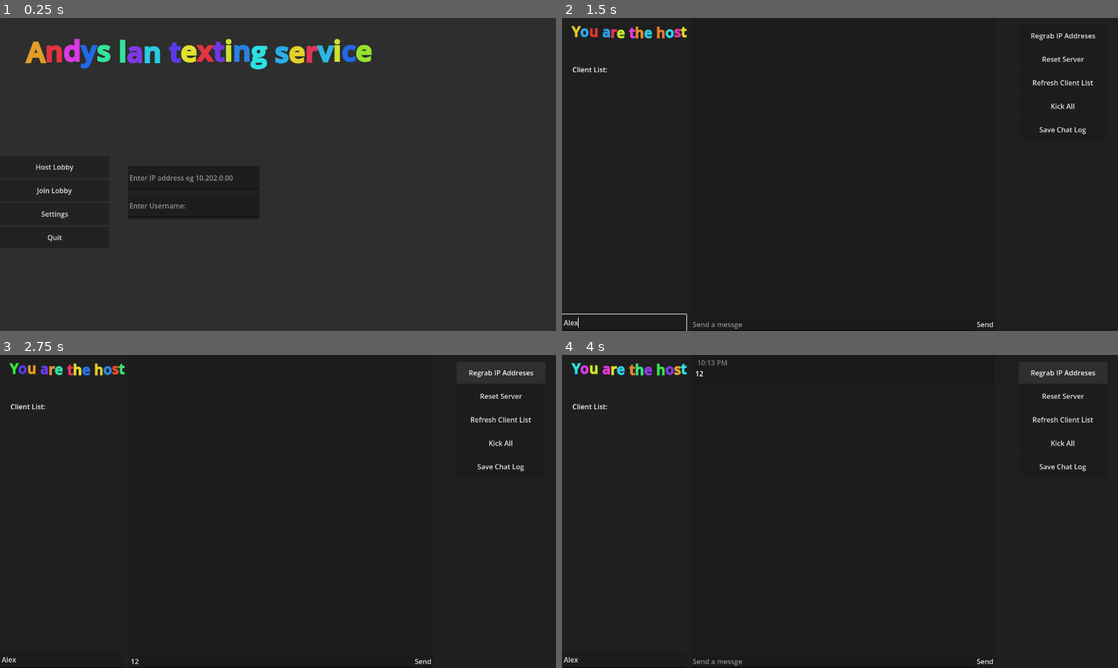
Above: before the commit, frames 1-4 (two rows, left to right).
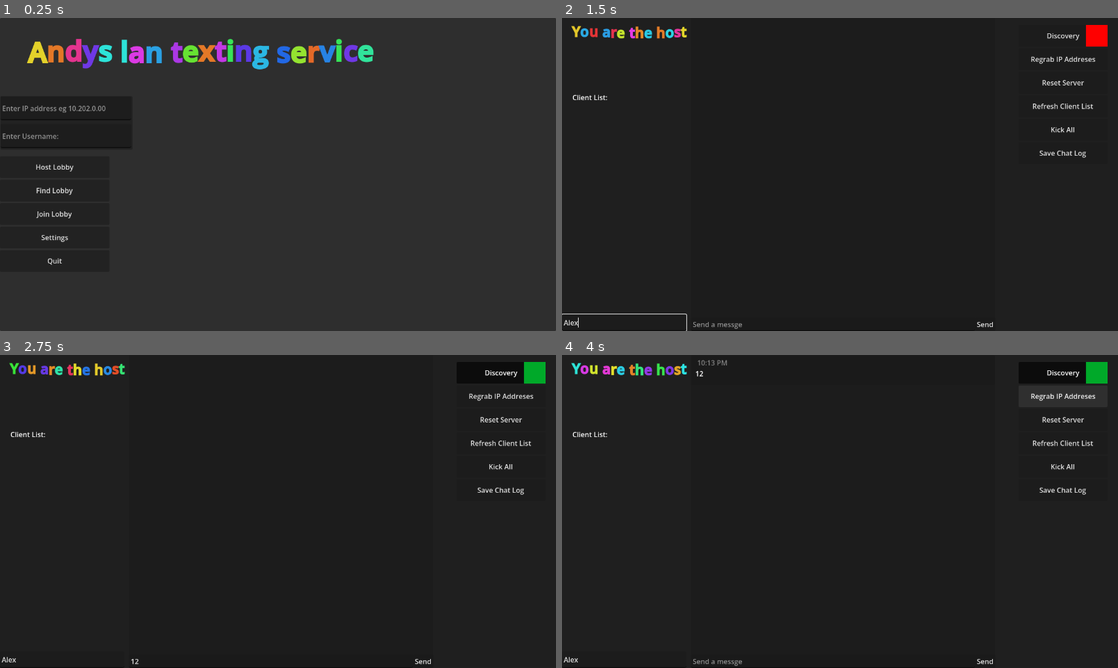
Above: after the commit, the same moments.

Repository: BookiLukie/lan-chat
Game: Godot game, scene res://main_menu.tscn
Same seed, same stepped clock (60 frames per second), same inputs: the game is played once before the commit and once after it. The engine's default icon, where the game draws it, is replaced by a stand-in: a white triangle on a blue panel in a dark square.
Inputs (mouse positions are in pixels of both pictures, inside the frame that each line leads up to):
- Up to frame 1 (0.25 s): no input
- Up to frame 2 (1.5 s): click "Host Lobby" at 0.5 s; click (623, 321) at 1.27 s; type "Alex" at 1.35 s
- Up to frame 3 (2.75 s): click (272, 661) at 1.5 s; type "12" at 1.58 s; click (500, 373) at 2 s, where only the run after the commit has a clickable "Discovery"
- Up to frame 4 (4 s): click "Send" at 2.75 s; click "Regrab IP Addreses" at 3.5 s

The runs differ from the first frame. In frame 1, 3.8% of the frame differs, in the area x 0-68%, y 6-79%; in frame 2, 1.0%; in frame 3, 1.7%; in frame 4, 1.7%.

Commit message:
added serber support
not fully funtioanl stoped seraching for some reaason

Diff:
--- a/classes/messege.gd
+++ b/classes/messege.gd
@@ -71,7 +71,6 @@
 
 	if loaded_file == OK:
 		var texture = ImageTexture.create_from_image(image)
-		print(texture)
 		var texture_rect = TextureRect.new()
 		texture_rect.expand_mode = TextureRect.EXPAND_FIT_WIDTH_PROPORTIONAL
 		texture_rect.stretch_mode = TextureRect.STRETCH_KEEP_ASPECT
--- /dev/null
+++ b/classes/server_entry.gd
@@ -0,0 +1,36 @@
+extends Panel
+class_name ServerEntry
+
+var server_ip: String = ""
+var server_name: String = ""
+var server_desc: String = ""
+var player_count: int = 0
+
+func setup(ip: String, data: Dictionary, usable_width: float) -> void:
+	server_ip = ip
+	server_name = data.get("name", "Unnamed Server")
+	server_desc = data.get("description", "No description")
+	player_count = data.get("players", 1)
+
+	custom_minimum_size = Vector2(usable_width, 70)
+
+	var label = RichTextLabel.new()
+	label.bbcode_enabled = true
+	label.fit_content = true
+	label.position = Vector2(10, 10)
+	label.custom_minimum_size = Vector2(usable_width - 100, 50)
+	label.text = "[b]%s[/b]\n[color=#808080]%s[/color] | Players: %d\nIP: %s" % [server_name, server_desc, player_count, server_ip]
+	add_child(label)
+
+	var connect_btn = Button.new()
+	connect_btn.text = "Connect"
+	connect_btn.position = Vector2(usable_width - 100, 15)
+	connect_btn.custom_minimum_size = Vector2(90, 40)
+	connect_btn.pressed.connect(_on_connect_pressed)
+	add_child(connect_btn)
+
+func _on_connect_pressed() -> void:
+	Global.host_ip = server_ip
+	LanHandler.client_info.set("name", Global.current_client.user)
+	if LanHandler.join_lobby(server_ip):
+		get_tree().change_scene_to_file("res://client_view.tscn")
--- a/classes/text_label.gd
+++ b/classes/text_label.gd
@@ -7,24 +7,3 @@
 	text = new_text
 	autowrap_mode = TextServer.AUTOWRAP_WORD
 	fit_content = true
-	#text = new_text
-	## Check the size of the text with the current font
-	#var font = get_theme_font("normal_font")
-	#var font_size = get_theme_font_size("normal_font_size")
-	#var text_width_minus_bbcode = text.split("[")
-	#var final_text = []
-	#for i in text_width_minus_bbcode:
-		#i.split("]")
-	#
-	#
-	#var text_width = font.get_string_size(text, HORIZONTAL_ALIGNMENT_LEFT, -1, font_size).x
-	#print("Text width in label is: ", text_width)
-	#
-	#if text_width > max_pixel_width:
-		#print("text wider then the max pixel width resizing")
-		#autowrap_mode = TextServer.AUTOWRAP_WORD
-		#custom_minimum_size.x = max_pixel_width
-		#size.x = max_pixel_width
-	#else:
-		#autowrap_mode = TextServer.AUTOWRAP_OFF
-		#custom_minimum_size.x = 0
--- a/client_view.tscn
+++ b/client_view.tscn
@@ -42,28 +42,55 @@
 text = "[b][wave][rainbow freq=1 sat=0.9 val=0.9 speed=0.1] Lan Chat V1"
 scroll_active = false
 
+[node name="Username" type="RichTextLabel" parent="Text Boxes" unique_id=854210931]
+layout_mode = 0
+offset_top = 7.0
+offset_right = 91.0
+offset_bottom = 33.0
+bbcode_enabled = true
+text = "Username:"
+
 [node name="IPAddress" type="RichTextLabel" parent="Text Boxes" unique_id=339760582]
 layout_mode = 0
+offset_top = 40.0
 offset_right = 365.0
-offset_bottom = 40.0
+offset_bottom = 80.0
 bbcode_enabled = true
 text = "Connected to:
 "
 
 [node name="ClientList" type="RichTextLabel" parent="Text Boxes" unique_id=709242700]
 layout_mode = 0
-offset_top = 35.0
+offset_top = 75.0
 offset_right = 359.0
-offset_bottom = 587.0
+offset_bottom = 627.0
 bbcode_enabled = true
 text = "Client List: [br]"
 
 [node name="Reconnect" type="Button" parent="." unique_id=2014514241]
 layout_mode = 0
-offset_left = 1148.0
-offset_top = 6.0
-offset_right = 1270.0
-offset_bottom = 45.0
+offset_left = 1150.0
+offset_top = 40.0
+offset_right = 1272.0
+offset_bottom = 79.0
 text = "Reconnect"
 
+[node name="FetchLatest" type="Button" parent="." unique_id=57196658]
+layout_mode = 0
+offset_left = 1008.0
+offset_top = 40.0
+offset_right = 1130.0
+offset_bottom = 79.0
+text = "Fetch Latest"
+
+[node name="LineEdit" type="LineEdit" parent="." unique_id=2005703797]
+layout_mode = 0
+offset_left = 1007.0
+offset_top = 5.0
+offset_right = 1273.0
+offset_bottom = 36.0
+placeholder_text = "Change Username:"
+
 [connection signal="pressed" from="Reconnect" to="." method="_on_reconnect_pressed"]
+[connection signal="pressed" from="FetchLatest" to="." method="_on_fetch_latest_pressed"]
+[connection signal="text_changed" from="LineEdit" to="." method="_on_line_edit_text_changed"]
--- a/host_ui.tscn
+++ b/host_ui.tscn
@@ -2,7 +2,7 @@
 
 [ext_resource type="Script" uid="uid://vy5wfn21d3pp" path="res://script/hostUI.gd" id="1_bxxqf"]
 [ext_resource type="PackedScene" uid="uid://ocp7kpg64ne0" path="res://text_ui.tscn" id="2_75ep8"]
-[ext_resource type="Script" uid="uid://btimu8i4fuwab" path="res://cmd.gd" id="2_vup7s"]
+[ext_resource type="Script" uid="uid://btimu8i4fuwab" path="res://script/cmd.gd" id="2_vup7s"]
 
 [node name="HostUI" type="Control" unique_id=190145693]
 layout_mode = 3
@@ -46,19 +46,28 @@
 text = "[b][wave][rainbow freq=1 sat=0.9 val=0.9 speed=0.1] You are the host"
 scroll_active = false
 
+[node name="Username" type="RichTextLabel" parent="Text Boxes" unique_id=71556992]
+layout_mode = 0
+offset_top = 24.0
+offset_right = 365.0
+offset_bottom = 64.0
+bbcode_enabled = true
+text = "Username:"
+
 [node name="IPAddress" type="RichTextLabel" parent="Text Boxes" unique_id=735352265]
 layout_mode = 0
+offset_top = 64.0
 offset_right = 365.0
-offset_bottom = 40.0
+offset_bottom = 104.0
 bbcode_enabled = true
 text = "IP address:
 "
 
 [node name="ClientList" type="RichTextLabel" parent="Text Boxes" unique_id=1595151619]
 layout_mode = 0
-offset_top = 35.0
-offset_right = 359.0
-offset_bottom = 587.0
+offset_top = 99.0
+offset_right = 271.0
+offset_bottom = 582.0
 bbcode_enabled = true
 text = "Client List: [br]"
 
@@ -68,6 +77,23 @@
 offset_top = 16.0
 offset_right = 1256.0
 offset_bottom = 228.0
+
+[node name="ServerDiscovery" type="Button" parent="VBoxContainer" unique_id=1243584492]
+custom_minimum_size = Vector2(0, 50)
+layout_mode = 2
+toggle_mode = true
+text = "Discovery"
+
+[node name="ColorRect" type="ColorRect" parent="VBoxContainer/ServerDiscovery" unique_id=1315797953]
+layout_mode = 1
+anchors_preset = -1
+anchor_left = 0.75600004
+anchor_right = 1.0
+anchor_bottom = 1.0
+offset_left = 0.019989014
+grow_horizontal = 2
+grow_vertical = 2
+color = Color(1, 0, 0, 1)
 
 [node name="RegrabIP" type="Button" parent="VBoxContainer" unique_id=332507538]
 custom_minimum_size = Vector2(0, 50)
@@ -101,6 +127,7 @@
 offset_right = -283.0
 offset_bottom = 1.0
 
+[connection signal="toggled" from="VBoxContainer/ServerDiscovery" to="." method="_on_discovery_toggle_toggled"]
 [connection signal="pressed" from="VBoxContainer/RegrabIP" to="." method="_on_regrab_ip_pressed"]
 [connection signal="pressed" from="VBoxContainer/ResetServer" to="." method="_on_reset_server_pressed"]
 [connection signal="pressed" from="VBoxContainer/RefreshList" to="." method="_on_refresh_list_pressed"]
--- a/main_menu.tscn
+++ b/main_menu.tscn
@@ -1,6 +1,7 @@
 [gd_scene format=3 uid="uid://bbcel2e5f2phv"]
 
 [ext_resource type="Script" uid="uid://bpmtb14ep3tij" path="res://script/Main_menu.gd" id="1_06t4h"]
+[ext_resource type="Script" uid="uid://crkkr56swxxlq" path="res://script/ServerList.gd" id="2_7vrkn"]
 
 [node name="MainMenu" type="Control" unique_id=193080863]
 layout_mode = 3
@@ -21,7 +22,7 @@
 anchors_preset = -1
 anchor_right = 0.716
 anchor_bottom = 0.21700001
-offset_right = -0.4800415
+offset_right = 7.5199585
 offset_bottom = -0.2400055
 theme_override_font_sizes/normal_font_size = 16
 theme_override_font_sizes/bold_font_size = 64
@@ -45,6 +46,11 @@
 layout_mode = 2
 text = "Host Lobby"
 
+[node name="Button5" type="Button" parent="VBoxContainer" unique_id=1692125255]
+custom_minimum_size = Vector2(50, 50)
+layout_mode = 2
+text = "Find Lobby"
+
 [node name="Button2" type="Button" parent="VBoxContainer" unique_id=1535863586]
 custom_minimum_size = Vector2(50, 50)
 layout_mode = 2
@@ -63,14 +69,13 @@
 [node name="Panel2" type="Panel" parent="." unique_id=1281083568]
 layout_mode = 1
 anchors_preset = -1
-anchor_left = 0.24200001
-anchor_top = 0.47200003
-anchor_right = 0.467
-anchor_bottom = 0.643
-offset_left = -15.76001
-offset_top = 0.15997314
-offset_right = 0.23999023
-offset_bottom = 0.040008545
+anchor_left = 0.001
+anchor_top = 0.25
+anchor_right = 0.238
+anchor_bottom = 0.42100003
+offset_left = -0.2800001
+offset_right = 0.35998535
+offset_bottom = -0.120025635
 
 [node name="TextEdit" type="LineEdit" parent="Panel2" unique_id=154536333]
 layout_mode = 1
@@ -92,7 +97,46 @@
 offset_bottom = 0.05899048
 placeholder_text = "Enter Username: "
 
+[node name="Panel3" type="Panel" parent="." unique_id=175264817]
+visible = false
+layout_mode = 0
+offset_left = 323.0
+offset_top = 181.0
+offset_right = 689.0
+offset_bottom = 588.0
+script = ExtResource("2_7vrkn")
+
+[node name="RichTextLabel" type="RichTextLabel" parent="Panel3" unique_id=1110501886]
+layout_mode = 1
+anchors_preset = -1
+anchor_right = 1.0
+anchor_bottom = 0.13800001
+offset_bottom = -0.16600418
+theme_override_font_sizes/bold_font_size = 32
+bbcode_enabled = true
+text = "[b][wave][rainbow freq=1 sat=0.9 val=0.9 speed=0.1] Server List"
+horizontal_alignment = 1
+vertical_alignment = 1
+
+[node name="ScrollContainer" type="ScrollContainer" parent="Panel3" unique_id=25083598]
+layout_mode = 0
+offset_top = 60.0
+offset_right = 366.0
+offset_bottom = 406.0
+
+[node name="VBoxContainer" type="VBoxContainer" parent="Panel3/ScrollContainer" unique_id=496336502]
+layout_mode = 2
+
+[node name="Button" type="Button" parent="Panel3" unique_id=75670269]
+layout_mode = 0
+offset_top = -32.0
+offset_right = 139.0
+offset_bottom = -1.0
+text = "Restart/Refresh"
+
 [connection signal="pressed" from="VBoxContainer/Button" to="." method="_on_button_pressed"]
+[connection signal="pressed" from="VBoxContainer/Button5" to="." method="_on_button_5_pressed"]
 [connection signal="pressed" from="VBoxContainer/Button2" to="." method="_on_button_2_pressed"]
 [connection signal="pressed" from="VBoxContainer/Button3" to="." method="_on_button_3_pressed"]
 [connection signal="pressed" from="VBoxContainer/Button4" to="." method="_on_button_4_pressed"]
+[connection signal="pressed" from="Panel3/Button" to="Panel3" method="_on_button_pressed"]
--- a/script/Global.gd
+++ b/script/Global.gd
@@ -8,7 +8,6 @@
 	}
 signal server_message_received(message_text)
 signal message_received(user,message_text,data_type,image_height)
-signal client_data_pulled(peer_id, data)
 ## WE USE GLOBAL SCRIPT TO RECIVE AND SEND DATA AND SIGNALS
 ## WE CALL GLOBAL.RPC("FUNCTION_NAME", FUCNTION ARGS) TO SEND SIGNALS TO ALL LOCATION
 enum actions {
@@ -20,35 +19,36 @@
 	pass
 
 @rpc("any_peer", "reliable")
-func _request_client_data_rpc(requester_id: int) -> void:
+func _send_request_client_data_rpc(requested_id: int) -> void:
+	_receive_request_data.rpc_id(requested_id, multiplayer.get_unique_id())
+
+@rpc("any_peer", "reliable")
+func _receive_request_data(sender_id: int,) -> void:
 	var payload = {
 		"user": current_client.user,
 		"role": current_client.role,
 		"peerid": current_client.peerid,
 	}
-	_receive_pulled_data_rpc.rpc_id(requester_id, multiplayer.get_unique_id(), payload)
+	receive_data.rpc_id(sender_id, payload)
 
-@rpc("any_peer", "reliable")
-func _receive_pulled_data_rpc(sender_id: int, data: Dictionary) -> void:
-	print("Successfully pulled data from client ID: ", sender_id, " Data: ", data)
-	client_data_pulled.emit(sender_id, data)
+@rpc("any_peer","reliable")
+func receive_data(data):
+	print("Received Data From Pull: ", data)
 
 @rpc("any_peer")
 func tell_clients(text):
-	print(text)
 	# Check for the Lobby label
 	server_message_received.emit(text)
 	print("DEBUG: Signal 'server_message_received' was emitted.")
 
 @rpc("any_peer","call_local")
 func new_message(user,text,data_type = "string", image_height = 100):
-	print("received message")
+	print("You have mail")
 	message_received.emit(user,text,data_type, image_height)
 
 @rpc("any_peer")
 func updateclientlist(client,info):
-	LanHandler.client[client] = client
-	LanHandler.client[client] = info
+	LanHandler.clients[client] = info
 
 @rpc("authority")
 func checkinfo(client):
--- a/script/Main_menu.gd
+++ b/script/Main_menu.gd
@@ -29,3 +29,7 @@
 ##Quit
 func _on_button_4_pressed() -> void:
 	get_tree().quit()
+
+
+func _on_button_5_pressed() -> void:
+	$Panel3.visible = !$Panel3.visible
--- a/script/MultiplayHandler.gd
+++ b/script/MultiplayHandler.gd
@@ -17,6 +17,83 @@
 signal client_disconnected(peer_id)
 signal server_disconnected
 
+### Server finding ###
+
+const DISCOVERY_PORT = 9998
+var discoverable := false
+var client_udp_peer := PacketPeerUDP.new()
+var broadcast_timer = 0.0
+var discovered_servers = {}
+var server_name = "Server"
+var server_description = "This is a server"
+
+#func start_server_broadcasting():
+	## Close the socket first if it's already open/bound to prevent conflicts
+	#if udp_peer.is_bound():
+		#udp_peer.close()
+		#
+	#udp_peer.set_broadcast_enabled(true)
+	#udp_peer.set_dest_address("255.255.255.255", DISCOVERY_PORT)
+	#
+	#var error = udp_peer.bind(DISCOVERY_PORT)
+	#if error != OK:
+		#print("Failed to bind UDP discovery port on server: ", error)
+	#else:
+		#print("Server broadcasting successfully bound to port ", DISCOVERY_PORT)
+
+# Call this on the host every frame from hostUI's _process()
+func handle_server_broadcasting(delta: float):
+	if not multiplayer.is_server() or not discoverable:
+		return
+
+	broadcast_timer += delta
+	if broadcast_timer >= 2.0:
+		broadcast_timer = 0.0
+		var server_data = {
+			"name": server_name,
+			"description": server_description,
+			"players": clients.size()
+		}
+		var packet_bytes = JSON.stringify(server_data).to_utf8_buffer()
+
+		# Send broadcast packet dynamically
+		var broadcaster = PacketPeerUDP.new()
+		broadcaster.set_broadcast_enabled(true)
+		broadcaster.set_dest_address("255.255.255.255", DISCOVERY_PORT)
+		broadcaster.put_packet(packet_bytes)
+
+# Call this when opening the join menu to start listening for hosts
+func start_client_discovery():
+	discovered_servers.clear()
+
+	# If it's already bound, we don't need to bind it again!
+	if client_udp_peer.is_bound():
+		print("Client discovery already active on port ", DISCOVERY_PORT)
+		return
+
+	var error = client_udp_peer.bind(DISCOVERY_PORT)
+	if error == OK:
+		client_udp_peer.set_broadcast_enabled(true)
+		print("Client successfully listening for LAN servers on port ", DISCOVERY_PORT)
+	else:
+		print("Failed to bind client discovery port: ", error)
+
+func restart_client_discovery():
+	if client_udp_peer.is_bound():
+		client_udp_peer.close()
+
+	discovered_servers.clear()
+
+	var error = client_udp_peer.bind(DISCOVERY_PORT)
+	if error == OK:
+		client_udp_peer.set_broadcast_enabled(true)
+		print("Client discovery restarted and listening on port ", DISCOVERY_PORT)
+	else:
+		print("Failed to restart client discovery: ", error)
+
+func set_discoverable(state: bool) -> void:
+	discoverable = state
+
 func _ready():
 	multiplayer.peer_connected.connect(_on_client_connected)
 	multiplayer.peer_disconnected.connect(_on_client_disconnected)
@@ -34,6 +111,7 @@
 	clients[1] = client_info
 	client_connected.emit(1, client_info)
 
+
 func join_lobby(address : String = ""):
 	if address.is_empty():
 		address = IP_ADDRESS
@@ -42,27 +120,12 @@
 	if error:
 		return error
 	multiplayer.multiplayer_peer = peer
-	print("Joining Game",address)
+	print("Joining Server: ",address)
 	return true
 
 func remove_multiplayer_peer():
 	multiplayer.multiplayer_peer = OfflineMultiplayerPeer.new()
 	clients.clear()
-
-# When the server decides to start the game from a UI scene,
-# do Lobby.load_game.rpc(filepath)
-@rpc("call_local", "reliable")
-func load_game(game_scene_path):
-	get_tree().change_scene_to_file(game_scene_path)
-
-# Every peer will call this when they have loaded the game scene.
-@rpc("any_peer")
-func player_loaded():
-	if multiplayer.is_server():
-		clients_loaded += 1
-		if clients_loaded == clients.size():
-			$/root/Game.start_game()
-			clients_loaded = 0
 
 # When a peer connects, send them my player info.
 # This allows transfer of all desired data for each player, not only the unique ID.
@@ -74,7 +137,7 @@
 	var new_client_id = multiplayer.get_remote_sender_id()
 	clients[new_client_id] = new_client_info
 	client_connected.emit(new_client_id, new_client_info)
-	Global.rpc("updateplayerlist",new_client_id, new_client_info)
+	Global.rpc("updateclientlist",new_client_id, new_client_info)
 
 func _on_client_disconnected(id):
 	clients.erase(id)
@@ -84,11 +147,11 @@
 	var peer_id = multiplayer.get_unique_id()
 	clients[peer_id] = client_info
 	client_connected.emit(peer_id, client_info)
-	print("YEYEYYEYEYYE")
+	print("Client Is Connected")
 
 func _on_connected_fail():
 	remove_multiplayer_peer()
-	print("DIEEEEE")
+	print("Connection Failed")
 
 func _on_server_disconnected():
 	remove_multiplayer_peer()
--- /dev/null
+++ b/script/ServerList.gd
@@ -0,0 +1,44 @@
+extends Control
+
+@onready var server_container: VBoxContainer = $ScrollContainer/VBoxContainer
+var known_servers = {} # IP: server_data dictionary
+
+func _ready() -> void:
+	self.visible = false
+	# Start listening for LAN broadcasts on the client side
+	LanHandler.start_client_discovery()
+
+func _process(delta: float) -> void:
+	if not is_visible_in_tree(): return
+	# Continuously listen for incoming UDP packets from servers
+	poll_lan_servers()
+
+func poll_lan_servers() -> void:
+	while LanHandler.client_udp_peer.get_available_packet_count() > 0:
+		var ip = LanHandler.client_udp_peer.get_packet_ip()
+		var packet = LanHandler.client_udp_peer.get_packet()
+
+		# Parse incoming JSON payload
+		var json_string = packet.get_string_from_utf8()
+		var json = JSON.new()
+		if json.parse(json_string) == OK:
+			var data = json.get_data()
+			if ip and not known_servers.has(ip):
+				known_servers[ip] = data
+				add_server_to_ui(ip, data)
+
+func add_server_to_ui(ip: String, data: Dictionary) -> void:
+	var parent_width = server_container.size.x if server_container.size.x > 0 else 300.0
+
+	# Instantiate our custom ServerEntry class
+	var entry = ServerEntry.new()
+	entry.setup(ip, data, parent_width)
+	server_container.add_child(entry)
+
+
+func _on_button_pressed() -> void:
+	print("Refreshing server search...")
+	for child in server_container.get_children():
+		child.queue_free()
+	known_servers.clear()
+	LanHandler.restart_client_discovery()
--- a/script/client_view.gd
+++ b/script/client_view.gd
@@ -2,6 +2,17 @@
 
 func _ready() -> void:
 	$"Text Boxes/IPAddress".text = "Connected to: " + Global.host_ip
+	$"Text Boxes/Username".text = Global.current_client.user
 
 func _on_reconnect_pressed() -> void:
 	LanHandler.reconnect_client()
+
+
+func _on_line_edit_text_changed(new_text: String) -> void:
+	Global.current_client.user = new_text
+	LanHandler.client_info.set("name", new_text)
+	$"Text Boxes/Username".text = new_text
+	LanHandler.reconnect_client()
+
+func _on_fetch_latest_pressed() -> void:
+	pass # Replace with function body.
--- a/cmd.gd
+++ b/script/cmd.gd
@@ -96,7 +96,7 @@
 
 func _cmd_grab_data_id(args):
 	if args.size() == 1:
-		Global._request_client_data_rpc(int(args[0]))
+		Global._send_request_client_data_rpc(args[0])
 # --- crash the game ---
 func _cmd_crash():
 	get_tree().root.queue_free()
--- a/script/hostUI.gd
+++ b/script/hostUI.gd
@@ -8,6 +8,10 @@
 	LanHandler.client_disconnected.connect(_on_client_list_changed_disc)
 	await get_tree().process_frame
 	$"Text Boxes/IPAddress".text = str(ipv4s).remove_chars('"[]')
+	$"Text Boxes/Username".text = Global.current_client.user
+
+func _process(delta: float) -> void:
+	LanHandler.handle_server_broadcasting(delta)
 
 func get_all_ipv4() -> Array:
 	for address in IP.get_local_addresses():
@@ -54,6 +58,15 @@
 	# Update the UI text box cleanly without duplicate headers or stale entries
 	$"Text Boxes/ClientList".text = list_text
 
+func _on_discovery_toggle_toggled(toggled_on: bool) -> void:
+	LanHandler.set_discoverable(toggled_on)
+	if toggled_on:
+		print("Server is now discoverable on the LAN.")
+		$VBoxContainer/ServerDiscovery/ColorRect.color = Color(0.0, 0.662, 0.161, 1.0)
+	else:
+		$VBoxContainer/ServerDiscovery/ColorRect.color = Color(0.99, 0.0, 0.0, 1.0)
+		print("Server is now hidden from LAN discovery.")
+
 @rpc("authority")
 func _on_server_message_text_submitted(new_text: String) -> void:
 	Global.rpc("tell_clients",new_text)
--- a/script/text_ui.gd
+++ b/script/text_ui.gd
@@ -29,7 +29,7 @@
 	if username == "none" or username.is_empty():
 		username = LanHandler.client_info.get("name", "Player")
 	if currently_loaded_file:
-		print("Sending Image: ", currently_loaded_file)
+		print("Sending Image")
 		Global.rpc("new_message",username, currently_loaded_file, filetype, current_image_height)
 		$Panel2.visible = false
 		$"Panel2/image display".texture = load("res://icon.svg")
@@ -54,7 +54,7 @@
 			print("File is invalid")
 
 func load_image_from_drop(filepath:String):
-	print(filepath)
+	print("Loading File: ", filepath)
 	var file = FileAccess.open(filepath,FileAccess.READ)
 	if file == null:
 		return
Not shown, added: classes/server_entry.gd.uid
Not shown, added: script/ServerList.gd.uid
Renamed: cmd.gd.uid -> script/cmd.gd.uid
